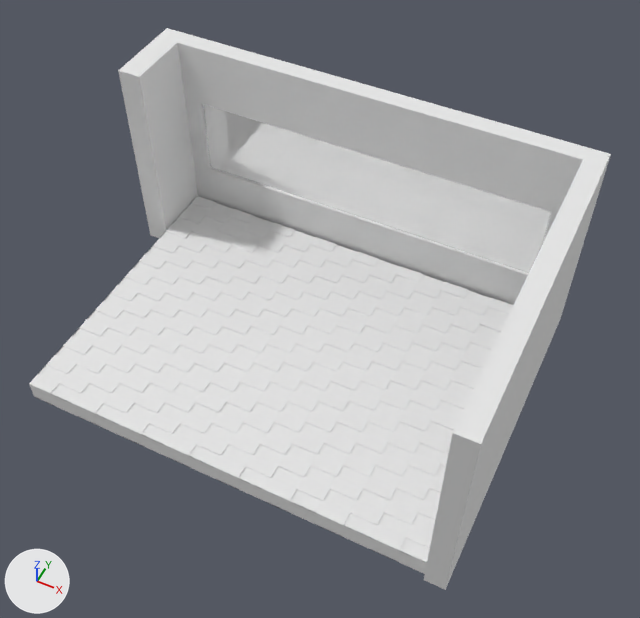
A saved change to the glTF model static/models/Ground.glb.
Camera for both pictures: a 50 mm lens placed at (14.2, -21.3, 27.5), pointed at (3.4, 0.2, 0.6). Arrows for +X, +Y and +Z are at lower left; the lights stay in place. Vertices at the same position are counted once.

Before the edit, the objects in view are built like this:
```python
me_cube_011 = bpy.data.meshes.new('Cube.011')
me_cube_011.from_pydata(...)  # 3480 vertices, 8568 faces; spans x -7.9..12.0, y -6.9..7.6, z -3.3..6.3
# faces by material slot: [8556, 12]
me_cube_011.materials.append(mat_mat1)  # white #e7e7e7
me_cube_011.materials.append(mat_material)  # white #ffffff
ob_ground = bpy.data.objects.new('Ground', me_cube_011)
ob_ground.location = (0.0, 0.0, 0.0)
```
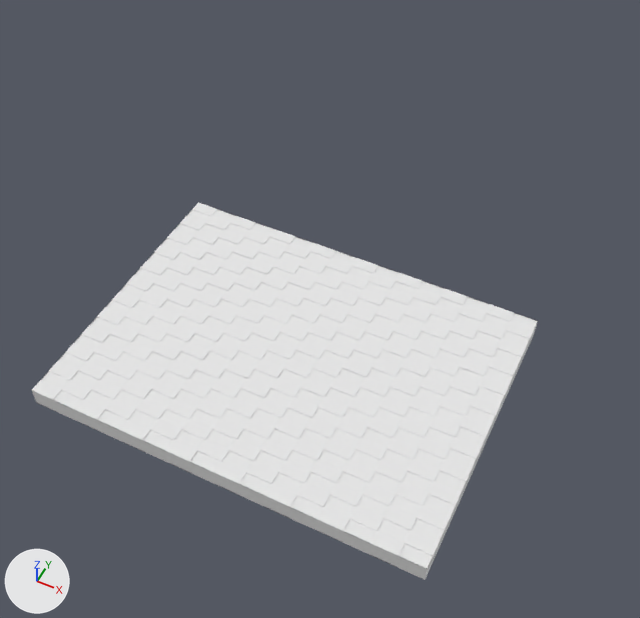
The change, as a list of edits to the scene's bpy script:
```text
Change me_cube_011:
    where me_cube_011.from_pydata(...)  # 3480 vertices, 8568 faces; spans x -7.9..12.0, y -6.9..7.6, z -3.3..6.3
    used by ob_ground; location = (0.0, 0.0, 0.0)
    me_cube_011 part 1: the loose piece of 3260 vertices spanning x -6.8..11.2, y -6.7..6.7, z -3.3..-2.4 is moved by (0.0, 0.0, -0.4)
    me_cube_011 part 2: the loose piece of 212 vertices spanning x -7.9..12.0, y -6.9..7.6, z -3.2..6.3 is deleted
    me_cube_011 part 3: the loose piece of 8 vertices spanning x -6.4..10.5, y 6.9..7.5, z -0.4..3.4 is deleted
    remove me_cube_011.materials.append(mat_material)  # white #ffffff
```

Location of each change, [x1, y1, x2, y2] in pixels of the pictures (640 x 618 px; the box of a moved part takes in the faces that stretch with it):
'Ground', reshaped (13% narrower, 33% shorter): before [29, 28, 611, 590]; after [32, 203, 538, 580]
part 1 of me_cube_011, moved or reshaped: before [29, 196, 513, 574]; after [32, 203, 538, 580]
part 2 of me_cube_011, deleted: before [118, 28, 611, 590]
part 3 of me_cube_011, deleted: before [203, 104, 551, 273]
